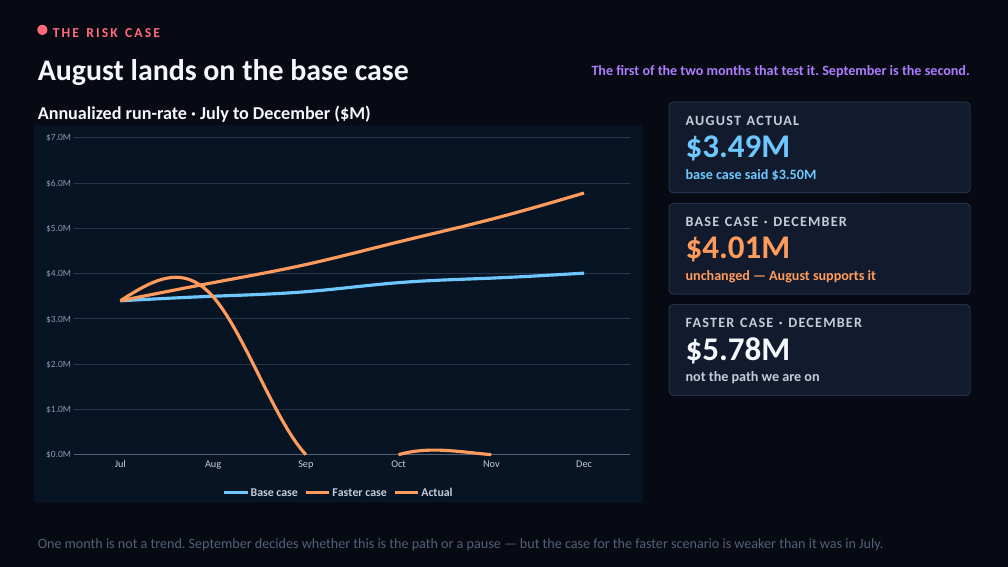
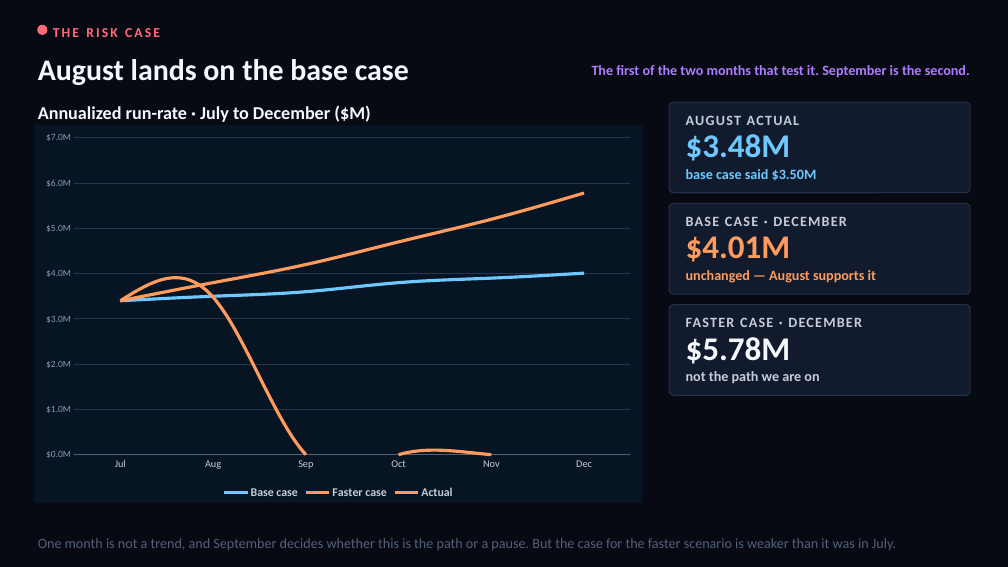
Before and after one commit to arielga5-code/Finops, a slide deck: slide 3 of presentations/cloud-cost-cio/Harel_Cloud_Cost_CIO_August.pptx. Drawn at 1008x567 pixels with LibreOffice and Linux fonts; fonts in the diff are those of the drawing. Boxes give left, top, right and bottom in pixels: in the first picture for what was removed or moved away, otherwise in the second. Text is boxed around its words. In the diff, an @@ line names an element or a change of style, - is before the commit and + after.

```diff
--- a/presentations/cloud-cost-cio/Harel_Cloud_Cost_CIO_August.pptx
+++ b/presentations/cloud-cost-cio/Harel_Cloud_Cost_CIO_August.pptx
@@ text at (686,134,791,161): text changed @@
-$3.49M
+$3.48M
@@ text at (38,538,896,550): text changed @@
-One month is not a trend. September decides whether this is the path or a pause — but the case for the faster scenario is weaker than it was in July.
+One month is not a trend, and September decides whether this is the path or a pause. But the case for the faster scenario is weaker than it was in July.
```
Also in this commit, not shown: 4 other slides changed, 8 slides added, 6 other files.
